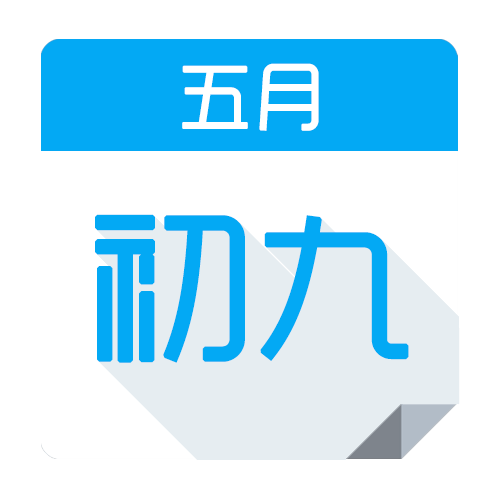
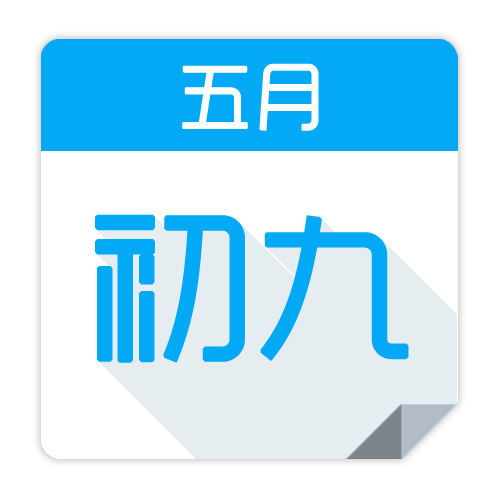
Revision of a layered 500 × 500 image; what changed, layer by layer:
painted on "Main text shadow" over [196, 315, 460, 461]
painted on "图层 1" over [41, 39, 458, 460]
renamed "base" to "图层 2", hid it, painted on it over [33, 31, 466, 467]
